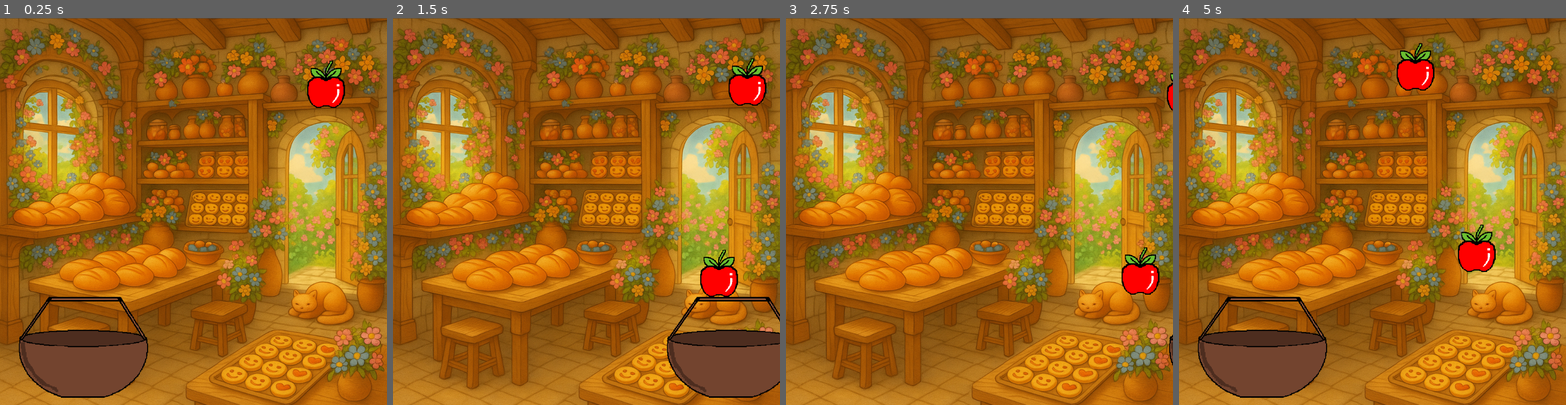
Above: before the commit, frames 1-4 (left to right).
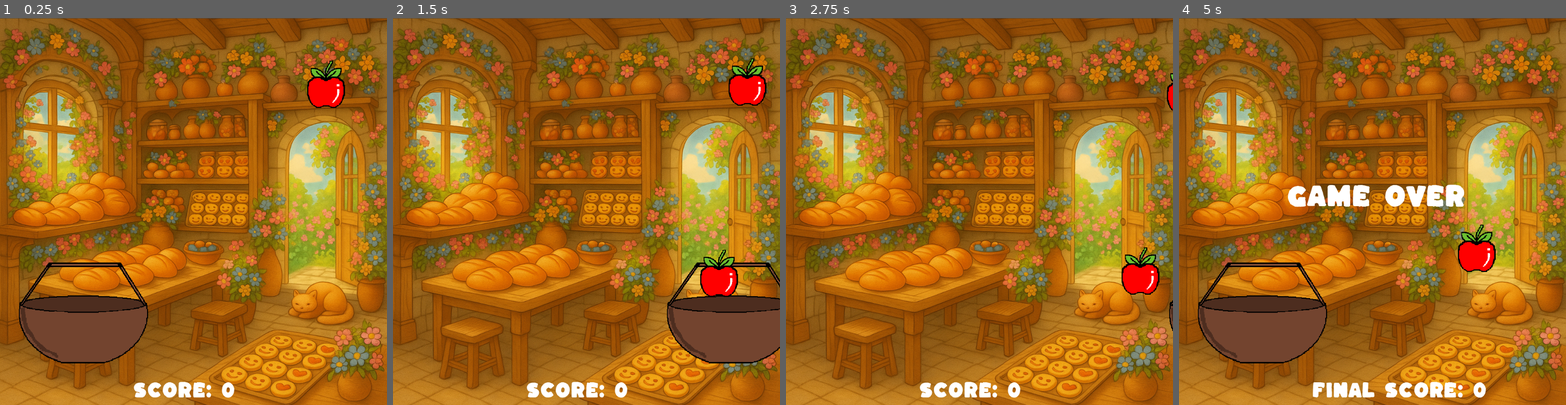
Above: after the commit, the same moments.

Repository: paper7grid/Catch-N-Crunch
Game: Godot game, scene res://Scenes/game.tscn
The game is run twice, just before and just after one commit, with the same random seed, the same clock (stepped at 60 frames per second) and the same inputs.
Inputs:
- Up to frame 1 (0.25 s): no input
- Up to frame 2 (1.5 s): tap Enter at 0.5 s; hold Right (ui_right) 0.53-1.28 s; tap Alt at 0.6 s; hold Down from 1.28 s (still down); tap Shift at 1.35 s
- Up to frame 3 (2.75 s): release Down at 2.03 s; hold Right (ui_right) from 2.03 s (still down); tap Alt at 2.1 s
- Up to frame 4 (5 s): release Right (ui_right) at 2.78 s; hold Up 2.78-3.53 s; tap Shift at 2.85, 4.35 s; hold Left (ui_left) from 3.53 s (still down); tap Alt at 3.6 s

The runs differ from the first frame. In frame 1, 8.1% of the frame differs, in the area x 4-61%, y 63-99%; in frame 2, 7.3%; in frame 3, 0.8%; in frame 4, 11%, in the area x 4-80%, y 6-99%.

Commit message:
Added New font, music, score + Game over label
Fixing code, problems with the apples disappearing

Diff:
--- a/catch_n_crunch/Scenes/apple.gd
+++ b/catch_n_crunch/Scenes/apple.gd
@@ -4,10 +4,17 @@
 @export var fall_speed = 400
 
 signal caught
+signal missed
 
 func _physics_process(delta):
 	position.y += fall_speed * delta
 
 	# If apple goes off-screen → free it
+
 	if position.y > get_viewport_rect().size.y + 20:
+		emit_signal("missed")  # Emit the missed signal
 		queue_free()
+
+func catch_apple():
+	emit_signal("caught", self)
+	queue_free()
--- a/catch_n_crunch/Scenes/basket.gd
+++ b/catch_n_crunch/Scenes/basket.gd
@@ -13,4 +13,4 @@
 	position.x = clamp(position.x, 30, screen_width - 30)
 func _on_basket_area_entered(area: Area2D) -> void:
 	if area.is_in_group("apple"):
-		area.emit_signal("caught", area)
+		area.catch_apple()
--- a/catch_n_crunch/Scenes/game.gd
+++ b/catch_n_crunch/Scenes/game.gd
@@ -3,25 +3,64 @@
 @export var apple_scene: PackedScene
 var score: int = 0
 var score_label: Label
+var game_over_label: Label
+var game_over: bool = false
 
-# Called when the node enters the scene tree for the first time.
 func _ready() -> void:
+	# DEBUG CHECKS
+	print("=== GAME STARTING ===")
+	print("apple_scene = ", apple_scene)
+	print("apple_scene is null? ", apple_scene == null)
+
+	if apple_scene == null:
+		print("CRITICAL ERROR: Apple scene not assigned!")
+		push_error("Please assign apple.tscn to Apple Scene in the Inspector!")
+		return  # Stop here if no apple scene
+
 	$appletimer.timeout.connect(spawn_apple)
 	score_label = $Score
+	game_over_label = $GameOver
+	game_over_label.visible = false
+	update_score()
+	print("=== READY COMPLETE ===")
 
 func spawn_apple():
+	print("--- spawn_apple called ---")
+
+	if game_over:
+		print("Game is over, not spawning")
+		return
+
+	if apple_scene == null:
+		print("ERROR: apple_scene is STILL null in spawn_apple!")
+		return
+
+	print("About to instantiate apple...")
 	var apple = apple_scene.instantiate()
+	print("Apple instantiated successfully!")
+
+	# Connect signals FIRST!
+	apple.caught.connect(apple_caught)
+	apple.missed.connect(apple_missed)
+
 	add_child(apple)
 
-
 	var screen_width = get_viewport().size.x
-	apple.position = Vector2(randi() % screen_width, -20)
-#func apple_caught():
-	#print("Caught!")  # can add score++
+	apple.position = Vector2(randi() % int(screen_width), -20)
+	print("Apple spawned at position: ", apple.position)
 
 func apple_caught(apple: Node2D) -> void:
 	score += 1
 	update_score()
 
+func apple_missed() -> void:
+	game_over = true
+	$appletimer.stop()
+	show_game_over()
+
 func update_score():
 	score_label.text = "Score: " + str(score)
+
+func show_game_over():
+	game_over_label.visible = true
+	score_label.text = "Final Score: " + str(score)
--- a/catch_n_crunch/Scenes/game.tscn
+++ b/catch_n_crunch/Scenes/game.tscn
@@ -1,9 +1,10 @@
-[gd_scene load_steps=5 format=3 uid="uid://bvkvju44tunqe"]
+[gd_scene load_steps=6 format=3 uid="uid://bvkvju44tunqe"]
 
 [ext_resource type="Script" uid="uid://r2fm6hxxpc3x" path="res://Scenes/game.gd" id="1_3dryh"]
 [ext_resource type="Texture2D" uid="uid://bplqs4r60mmx" path="res://asset/Background/BG.png" id="1_ebmjs"]
 [ext_resource type="PackedScene" uid="uid://dux8ykuh0xlpk" path="res://Scenes/basket.tscn" id="2_wrm1d"]
 [ext_resource type="PackedScene" uid="uid://tr5s5100ihko" path="res://Scenes/apple.tscn" id="3_3dryh"]
+[ext_resource type="FontFile" uid="uid://pqskqmi6vatu" path="res://asset/fonts/TrueType (.ttf)/Kaph-Regular.ttf" id="5_wowpa"]
 
 [node name="Game" type="Node"]
 script = ExtResource("1_3dryh")
@@ -15,7 +16,7 @@
 texture = ExtResource("1_ebmjs")
 
 [node name="Basket" parent="." groups=["basket"] instance=ExtResource("2_wrm1d")]
-position = Vector2(-337, 13)
+position = Vector2(-17, -78)
 
 [node name="apple" parent="." instance=ExtResource("3_3dryh")]
 position = Vector2(796, 6)
@@ -25,5 +26,23 @@
 autostart = true
 
 [node name="Score" type="Label" parent="."]
-offset_right = 40.0
-offset_bottom = 23.0
+texture_filter = 1
+offset_left = 352.0
+offset_top = 960.0
+offset_right = 616.0
+offset_bottom = 1013.0
+theme_override_fonts/font = ExtResource("5_wowpa")
+theme_override_font_sizes/font_size = 46
+text = "SCORE: "
+
+[node name="GameOver" type="Label" parent="."]
+visible = false
+offset_left = 285.0
+offset_top = 436.0
+offset_right = 744.0
+offset_bottom = 508.0
+theme_override_fonts/font = ExtResource("5_wowpa")
+theme_override_font_sizes/font_size = 65
+text = "GAME OVER"
+horizontal_alignment = 1
+vertical_alignment = 1
Binary file added: catch_n_crunch/asset/fonts/TrueType (.ttf)/Kaph-Italic.ttf
Not shown, added: catch_n_crunch/asset/fonts/TrueType (.ttf)/Kaph-Italic.ttf.import
Binary file added: catch_n_crunch/asset/fonts/TrueType (.ttf)/Kaph-Regular.ttf
Not shown, added: catch_n_crunch/asset/fonts/TrueType (.ttf)/Kaph-Regular.ttf.import
Not shown, added: catch_n_crunch/asset/music/Cute_Music_1_Loop.wav.import
Not shown, added: catch_n_crunch/asset/fonts/Kaph_Font_1_20.zip
Not shown, added: catch_n_crunch/asset/music/Cute_Music_1_Loop.wav
